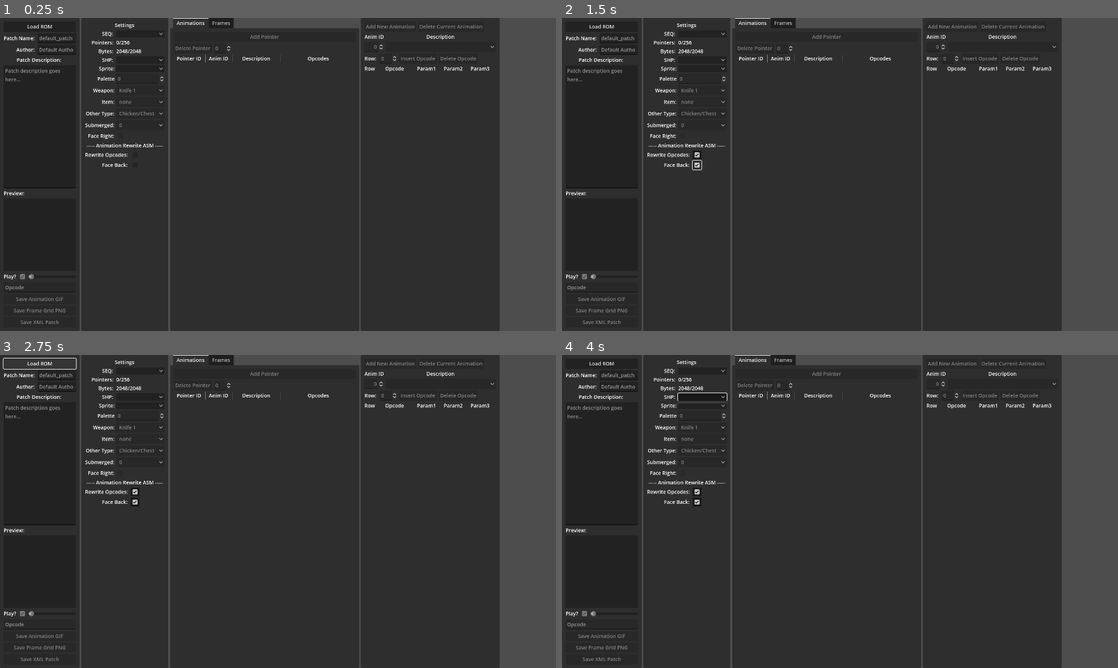
Above: before the commit, frames 1-4 (two rows, left to right).
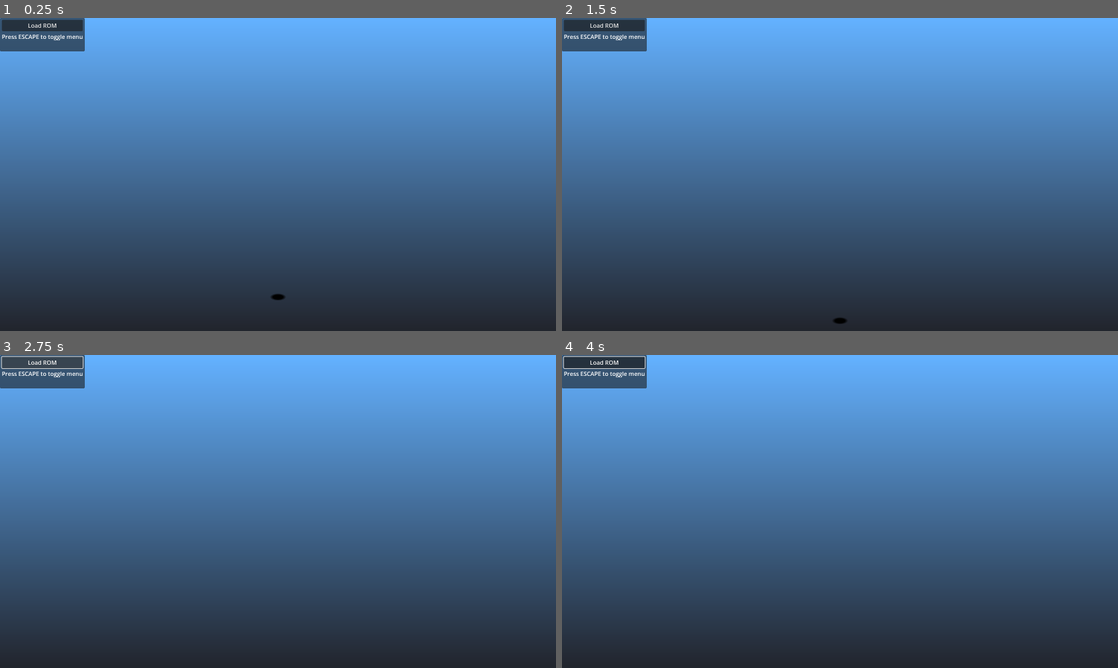
Above: after the commit, the same moments.

Repository: mrgudenheim/TacticsEngineG
Game: Godot game, scene res://src/Map/map_viewer.tscn
Same seed, same stepped clock (60 frames per second), same inputs: the game is played once before the commit and once after it. Before the commit the project starts from res://src/fftae/fftae.tscn.
Inputs (mouse positions are in pixels of both pictures, inside the frame that each line leads up to):
- Up to frame 1 (0.25 s): no input
- Up to frame 2 (1.5 s): click (695, 155) at 0.52 s; click (695, 165) at 1.27 s
- Up to frame 3 (2.75 s): click "Load ROM" at 2 s
- Up to frame 4 (4 s): click (701, 370) at 2.77 s; click (701, 395) at 3.52 s

The runs differ from the first frame. In frame 1, 89% of the frame differs, in the area x 0-100%, y 0-100%; in frame 2, 89%; in frame 3, 89%; in frame 4, 89%.
Error before the commit: Invalid access to property or key of type 'String' on a base object of type 'Dictionary'. (res://src/fftae/fftae.gd:45)

Commit message:
set main scene to map viewer gitignore script-ide editior addon

Diff:
--- a/project.godot
+++ b/project.godot
@@ -11,7 +11,7 @@
 [application]
 
 config/name="FFT-like-engine"
-run/main_scene="res://src/fftae/fftae.tscn"
+run/main_scene="res://src/Map/map_viewer.tscn"
 config/features=PackedStringArray("4.3", "GL Compatibility")
 
 [autoload]
@@ -26,7 +26,7 @@
 
 [editor_plugins]
 
-enabled=PackedStringArray("res://addons/phantom_camera/plugin.cfg")
+enabled=PackedStringArray("res://addons/phantom_camera/plugin.cfg", "res://addons/script-ide/plugin.cfg")
 
 [input]
 
Not shown, changed: .gitignore
